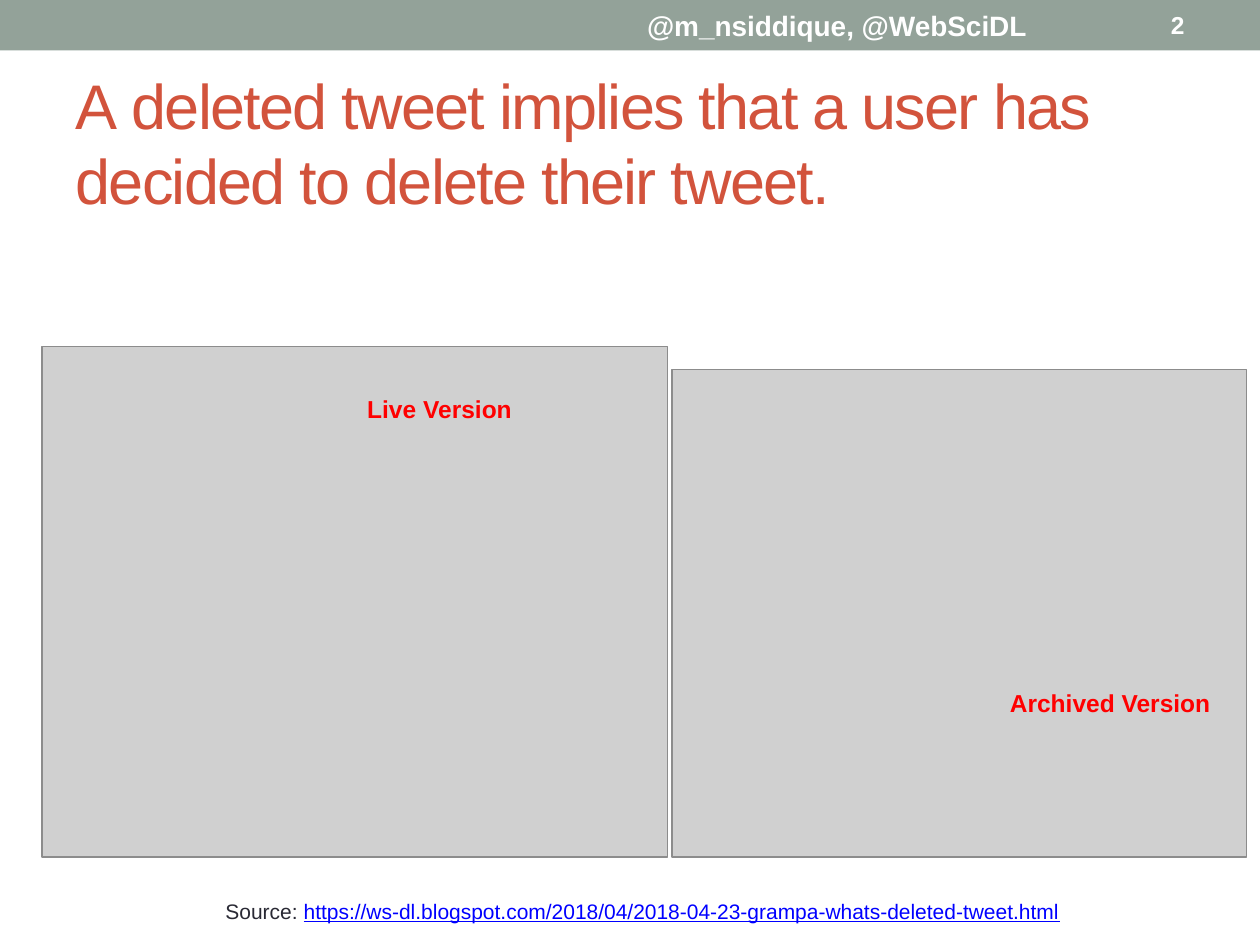
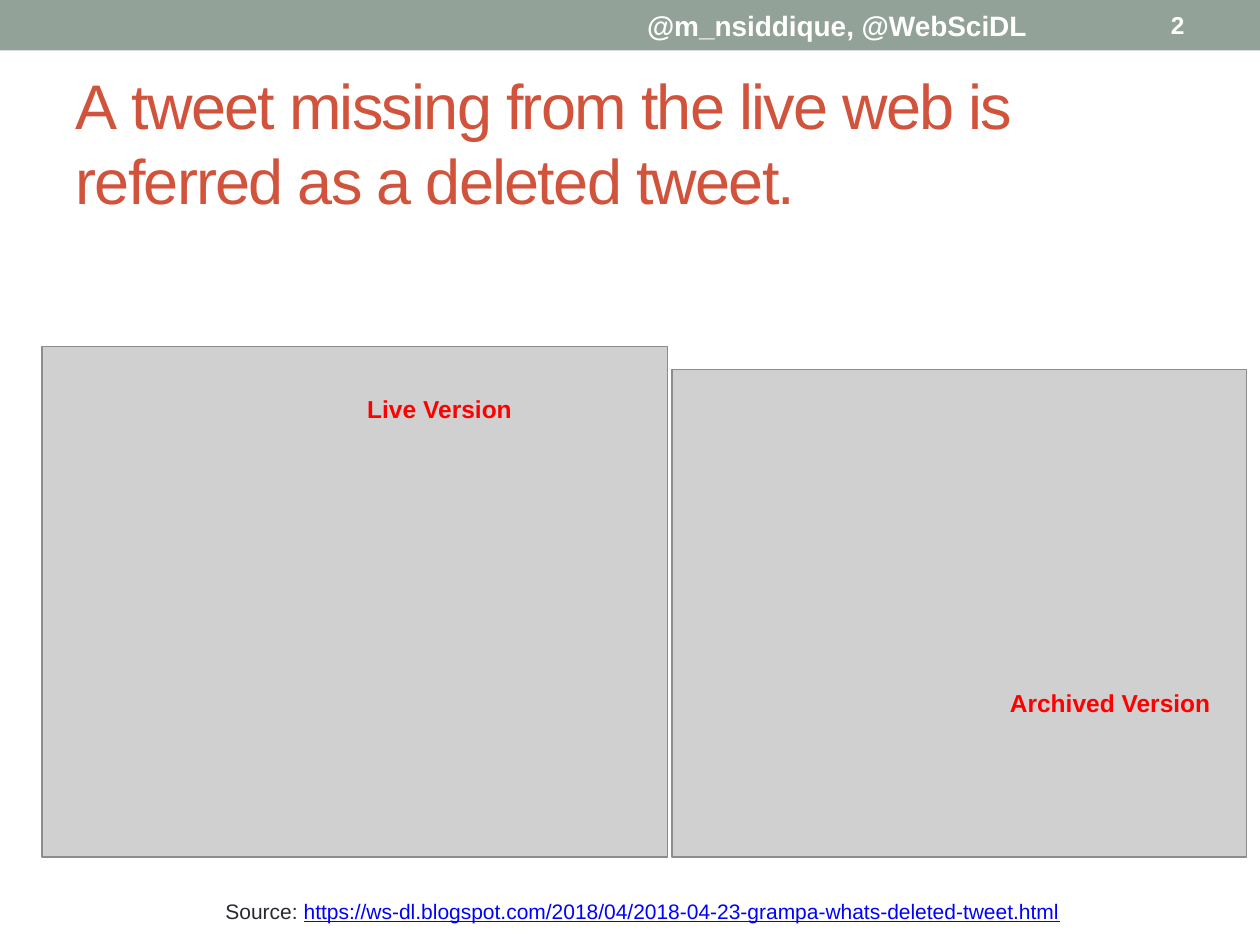
Before and after one commit to phonedude/cs895-s19, a slide deck: slide 2 of assignments/siddique/week-08-presentation/Delete Forensics.pptx. Drawn at 1260x945 pixels with LibreOffice and Linux fonts; fonts in the diff are those of the drawing; grey boxes stand for pictures. Boxes give left, top, right and bottom in pixels: in the first picture for what was removed or moved away, otherwise in the second. Text is boxed around its words. In the diff, an @@ line names an element or a change of style, - is before the commit and + after.

```diff
--- a/assignments/siddique/week-08-presentation/Delete Forensics.pptx
+++ b/assignments/siddique/week-08-presentation/Delete Forensics.pptx
@@ title at bbox=[76, 83, 1012, 205]: text changed @@
-A deleted tweet implies that a user has decided to delete their tweet.
+A tweet missing from the live web is referred as a deleted tweet.
```
Also in this commit, not shown: 8 other slides changed, 1 slide added.
